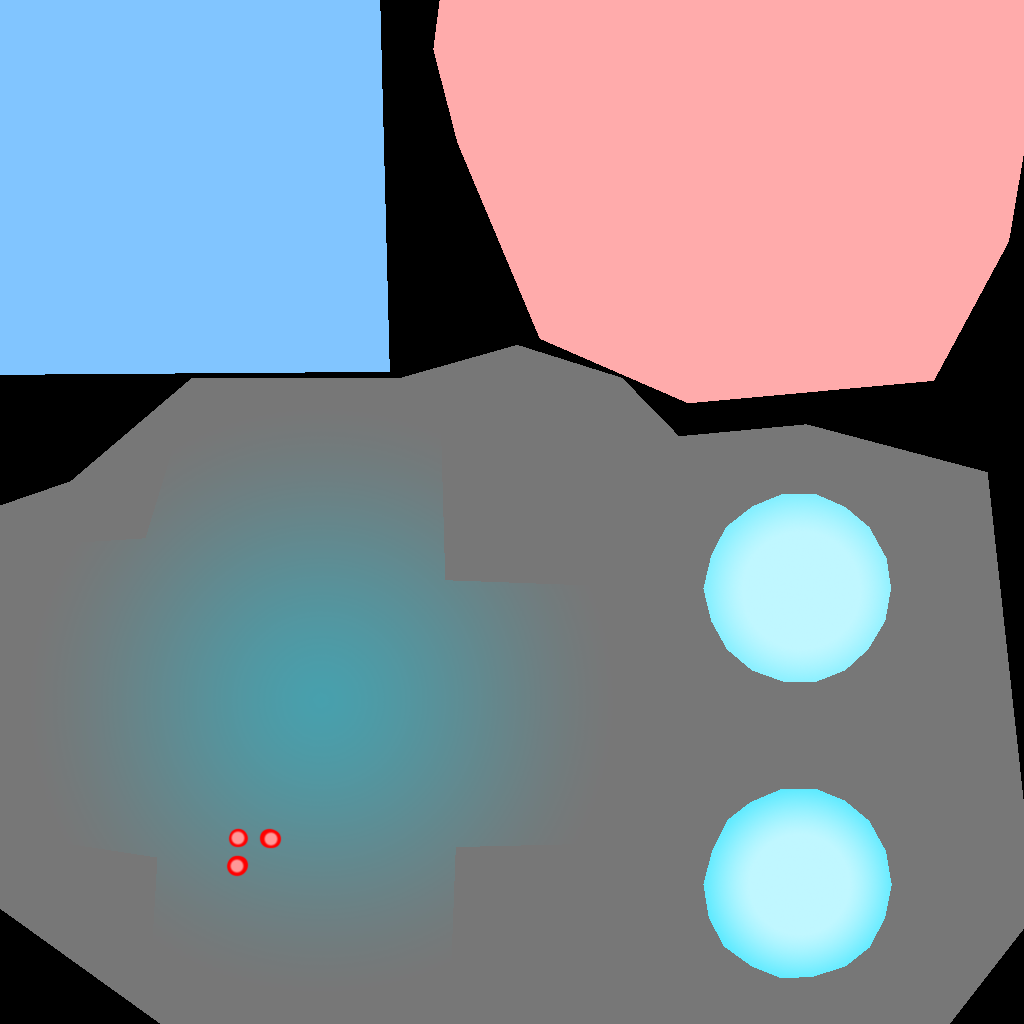
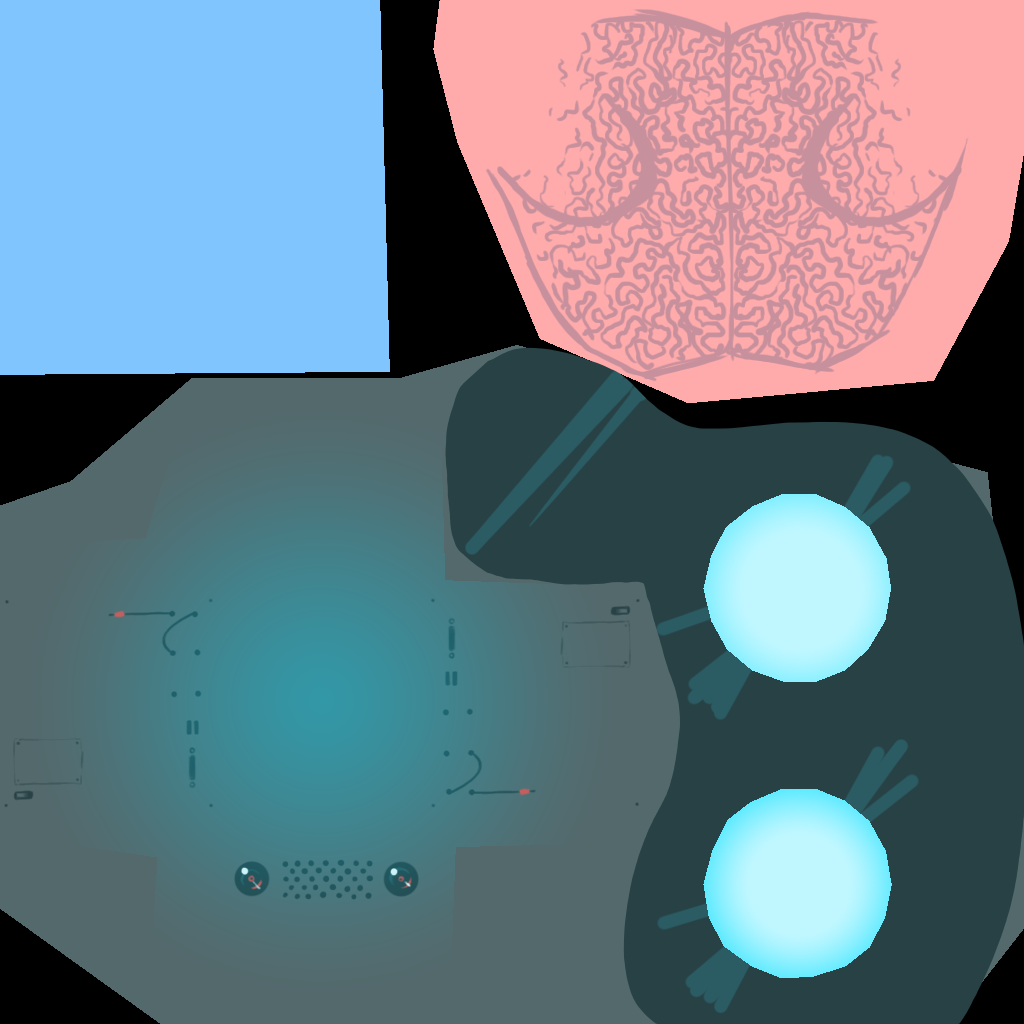
Two versions of the same layered image (1024x1024). Layer-by-layer changes:
hid "Taso 5" over [226, 828, 282, 877]
added layer "Layer 6" above "Layer 5" over [430, 598, 640, 808]
added layer "Layer 5" above "Layer 2 copy" over [4, 598, 420, 901]
added layer "Layer 2 copy" above "Layer 2" over [496, 19, 733, 371]
added layer "Layer 2" above "Layer 1" over [726, 19, 963, 371]
added layer "Layer 1" above "Layer 4" over [485, 9, 969, 382]
added layer "Layer 4" above "Taso 2" over [445, 347, 1024, 1024]
painted on "Taso 2" over [0, 345, 1024, 1024]
